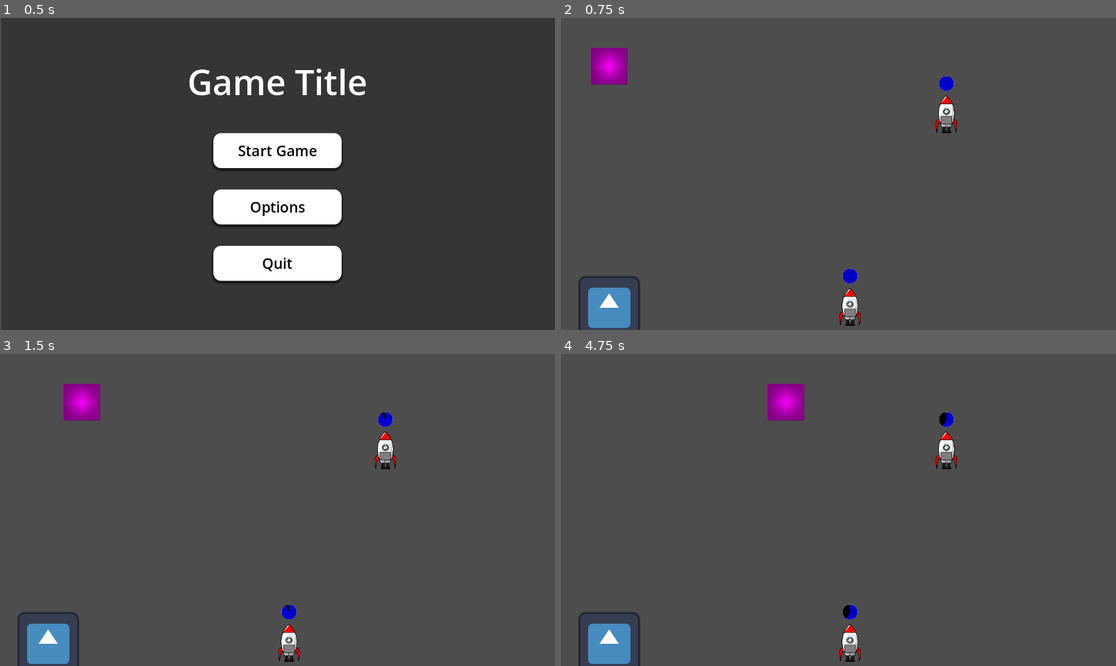
Above: before the commit, frames 1-4 (two rows, left to right).
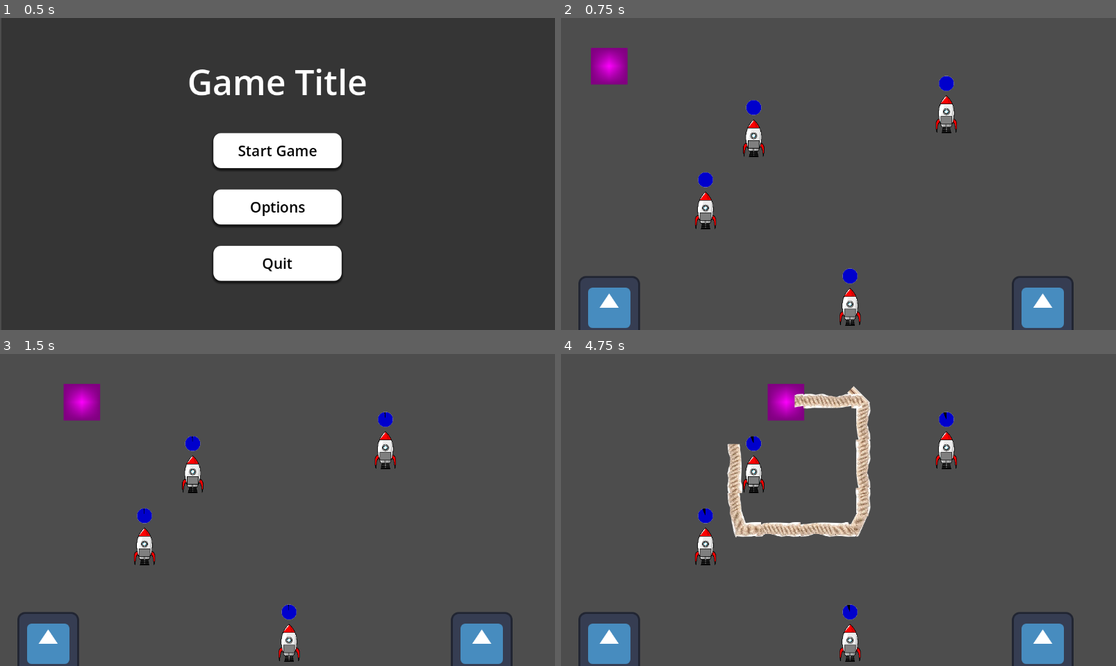
Above: after the commit, the same moments.

Repository: kylekolp/GMTKGameJam2026
Game: Godot game, scene res://src/core/MainGame.tscn
The game is run twice, just before and just after one commit, with the same random seed, the same clock (stepped at 60 frames per second) and the same inputs. The engine's default icon, where the game draws it, is replaced by a stand-in: a white triangle on a blue panel in a dark square.
Inputs (mouse positions are in pixels of both pictures, inside the frame that each line leads up to):
- Up to frame 1 (0.5 s): no input
- Up to frame 2 (0.75 s): click "Start Game" at 0.5 s
- Up to frame 3 (1.5 s): tap Enter at 1.25 s; move the mouse to (399, 494) at 1.27 s; hold D (Move_Right) from 1.28 s (still down)
- Up to frame 4 (4.75 s): move the mouse to (727, 525) at 2.02 s; release D (Move_Right) at 2.03 s; hold S (Move_Down) 2.03-2.78 s; move the mouse to (894, 441) at 2.77 s; hold D (Move_Right) 2.78-3.53 s; move the mouse to (810, 572) at 3.52 s; hold W (Move_Up) 3.53-4.28 s; move the mouse to (1005, 556) at 4.27 s; hold A (Move_Left) from 4.28 s (still down)

Frame 1 is identical in both runs. In frame 2, 2.0% of the frame differs, in the area x 24-93%, y 18-100%; in frame 3, 2.0%; in frame 4, 5.1%, in the area x 24-93%, y 10-100%.

Commit message:
Bugfix restarting a rope when a player has a rope already
This fixes a bug where the player has a current rope but then runs into another firework. It deletes the players rope and starts a new one. The player shouldn't auto drop the rope

Diff:
--- a/src/gameplay/entities/Rocket/Entity_Rocket.gd
+++ b/src/gameplay/entities/Rocket/Entity_Rocket.gd
@@ -1,6 +1,8 @@
 extends Node2D
 
 @onready var circle_timer: TextureProgressBar = $CircleTimer
+
+var countdownTime : float = 60.0
 
 var countdown_tween : Tween
 var hasRope : bool = false
@@ -10,7 +12,7 @@
 func _ready() -> void:
 	circle_timer.value = circle_timer.max_value
 	countdown_tween = create_tween()
-	countdown_tween.tween_property(circle_timer, "value", 0.0, 10.0)
+	countdown_tween.tween_property(circle_timer, "value", 0.0, countdownTime)
 	countdown_tween.finished.connect(_on_countdown_finished)
 
 func _on_countdown_finished() -> void:
@@ -19,7 +21,7 @@
 func _on_area_2d_body_entered(body: Node2D) -> void:
 	var bodyGroups : Array[StringName] = body.get_groups()
 
-	if "Player" in bodyGroups and !hasRope:
+	if "Player" in bodyGroups and !hasRope and !body.hasRope():
 		hasRope = true
 		rope = body.start_drawing()
 		rope.RopeComplete.connect(_on_rope_complete)
--- a/src/gameplay/entities/player/Entity_Player.gd
+++ b/src/gameplay/entities/player/Entity_Player.gd
@@ -29,6 +29,9 @@
 
 	return currentRope
 
+func hasRope() -> bool:
+	return currentRope != null
+
 # Used to drop rope into level
 func DropRopeOnComplete(rope : Entity_Rope) -> void:
 	currentRope.RopeComplete.disconnect(DropRopeOnComplete)
--- a/src/levels/Level1.gd
+++ b/src/levels/Level1.gd
@@ -4,4 +4,7 @@
 	SignalBus.LoadEntity.emit(UIDCatalog.Entity_Player, Vector2(100,100), self)
 	SignalBus.LoadEntity.emit(UIDCatalog.Entity_Rocket, Vector2(600,600), self)
 	SignalBus.LoadEntity.emit(UIDCatalog.Entity_Rocket, Vector2(800,200), self)
+	SignalBus.LoadEntity.emit(UIDCatalog.Entity_Rocket, Vector2(400,250), self)
+	SignalBus.LoadEntity.emit(UIDCatalog.Entity_Rocket, Vector2(300,400), self)
 	SignalBus.LoadEntity.emit(UIDCatalog.Entity_Fire, Vector2(100,600), self)
+	SignalBus.LoadEntity.emit(UIDCatalog.Entity_Fire, Vector2(1000,600), self)
